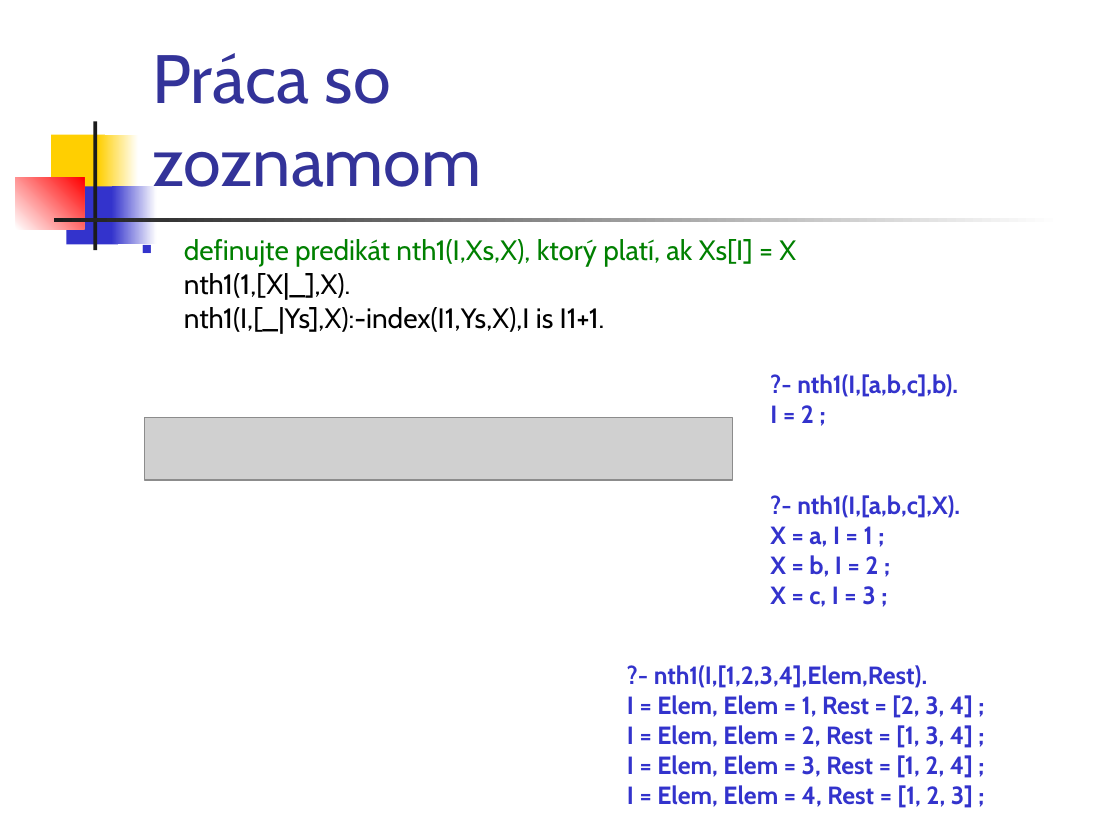
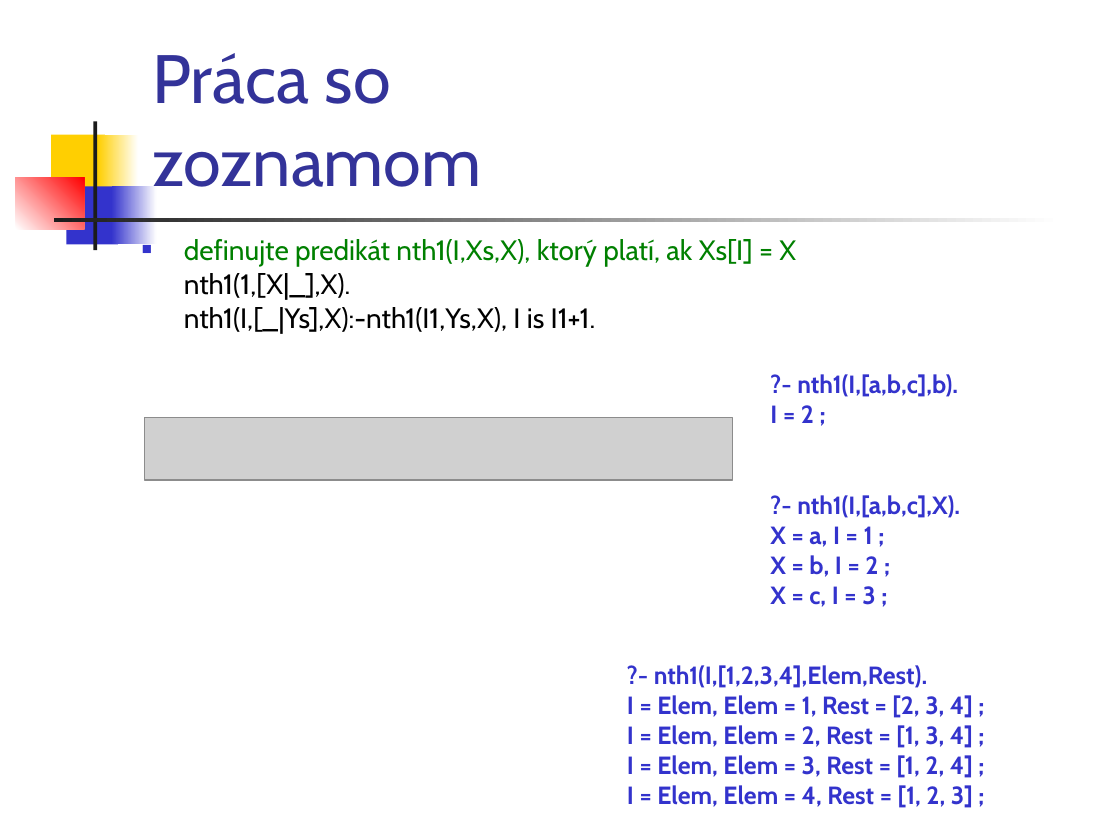
Before and after one commit to paradigmy/Prednasky, a slide deck: slide 20 of 11/logicke2.ppt (slide 17 before the commit). Drawn at 1120x840 pixels with LibreOffice and Linux fonts; fonts in the diff are those of the drawing; grey boxes stand for pictures. Boxes give left, top, right and bottom in pixels: in the first picture for what was removed or moved away, otherwise in the second. Text is boxed around its words. In the diff, an @@ line names an element or a change of style, - is before the commit and + after.

```diff
--- a/11/logicke2.ppt
+++ b/11/logicke2.ppt
@@ text at [184,307,596,334]: text changed @@
-nth1(I,[_|Ys],X):-index(I1,Ys,X),I is I1+1.
+nth1(I,[_|Ys],X):-nth1(I1,Ys,X), I is I1+1.
```
Also in this commit, not shown: 5 other slides changed, 3 slides added, 2 other files.
